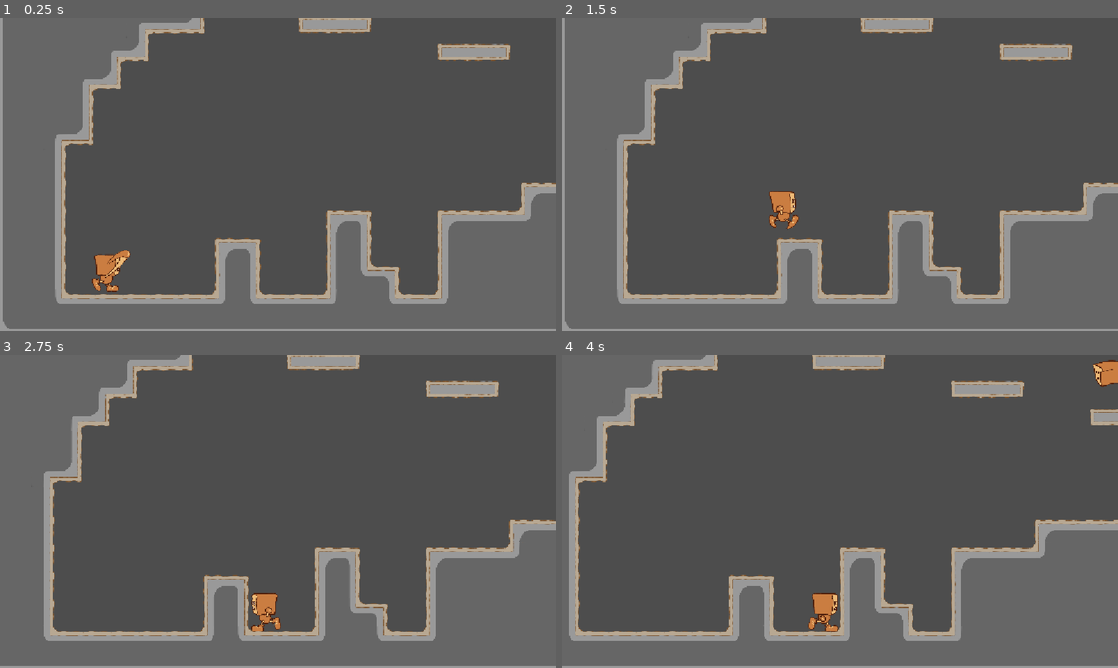
Above: before the commit, frames 1-4 (two rows, left to right).
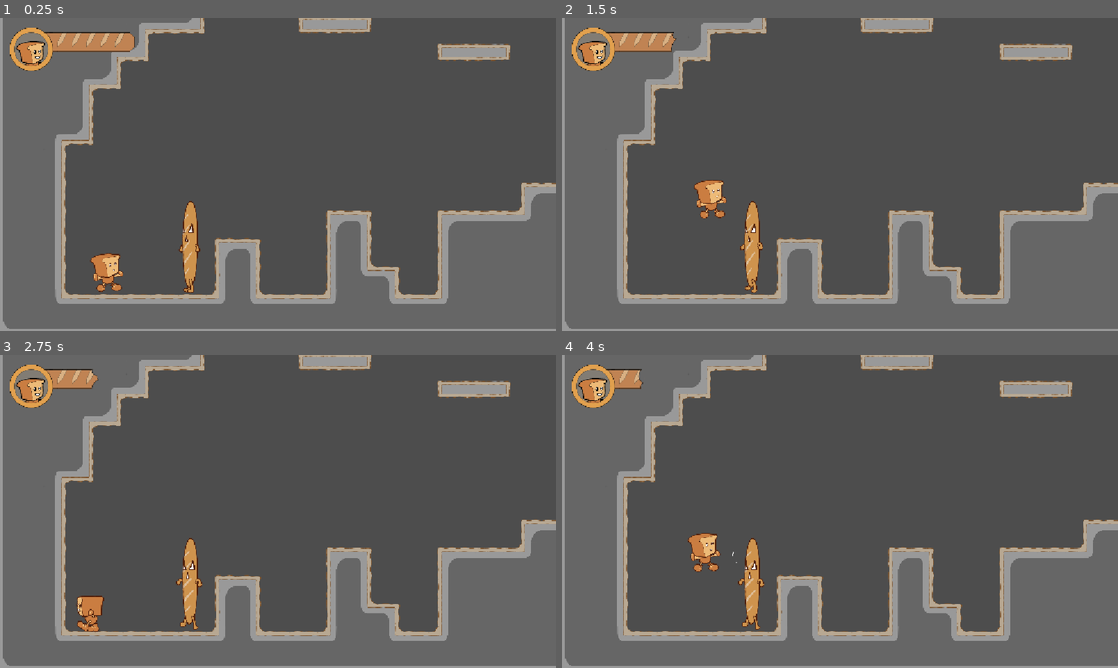
Above: after the commit, the same moments.

Repository: Espabul/Pan_demic
Game: Godot game, scene res://Scenes/Salas/Level1_Amasadora.tscn
Same seed, same stepped clock (60 frames per second), same inputs: the game is played once before the commit and once after it.
Inputs:
- Up to frame 1 (0.25 s): no input
- Up to frame 2 (1.5 s): hold D (mover_derecha) from 0.53 s (still down); tap K (ataque) at 0.6 s; tap Space (saltar) at 0.77 s; tap S (dash) at 1.35 s
- Up to frame 3 (2.75 s): tap Space (saltar) at 1.52 s; release D (mover_derecha) at 2.03 s; hold A (mover izquierda) from 2.03 s (still down); tap O (disparo) at 2.1 s
- Up to frame 4 (4 s): release A (mover izquierda) at 2.78 s; hold D (mover_derecha) from 2.78 s (still down); tap P (disparoplus) at 2.85 s; tap Space (saltar) at 3.02, 3.77 s; tap K (ataque) at 3.6 s

The runs differ from the first frame. In frame 1, 2.9% of the frame differs, in the area x 1-36%, y 3-88%; in frame 2, 3.2%; in frame 3, 13%; in frame 4, 28%, in the area x 0-100%, y 0-100%.

Commit message:
HealthManager and player Hurtstate
Implementado HealthManager, UI para barra de vida, el estado HurtState de Player implementado, pero falta que se pueda pasar a HurtState desde cualquier estado, sólo he añadido uno por la prueba.

Diff:
--- /dev/null
+++ b/Assets/Sprites/player/player_hit_flash_shader.tres
@@ -0,0 +1,30 @@
+[gd_resource type="VisualShader" format=3 uid="uid://bnnoxql6ff568"]
+
+[sub_resource type="VisualShaderNodeColorParameter" id="VisualShaderNodeColorParameter_rus27"]
+parameter_name = "Hit_colour"
+default_value_enabled = true
+default_value = Color(1.1281719, 0.28375593, 0.16061194, 1)
+
+[sub_resource type="VisualShaderNodeBooleanParameter" id="VisualShaderNodeBooleanParameter_hath0"]
+parameter_name = "Enabled"
+default_value_enabled = true
+
+[sub_resource type="VisualShaderNodeIf" id="VisualShaderNodeIf_8aeg6"]
+default_input_values = [0, 0.0, 1, 1.0, 2, 1e-05, 3, Vector3(0, 0, 0), 4, Vector3(0, 0, 0), 5, Vector3(0, 0, 0)]
+
+[sub_resource type="VisualShaderNodeInput" id="VisualShaderNodeInput_uc0hf"]
+input_name = "color"
+
+[resource]
+mode = 1
+flags/light_only = false
+nodes/vertex/0/position = Vector2(853.3333, 200)
+nodes/vertex/2/node = SubResource("VisualShaderNodeColorParameter_rus27")
+nodes/vertex/2/position = Vector2(40, 320)
+nodes/vertex/3/node = SubResource("VisualShaderNodeBooleanParameter_hath0")
+nodes/vertex/3/position = Vector2(66.666664, 93.333336)
+nodes/vertex/4/node = SubResource("VisualShaderNodeIf_8aeg6")
+nodes/vertex/4/position = Vector2(520, 80)
+nodes/vertex/5/node = SubResource("VisualShaderNodeInput_uc0hf")
+nodes/vertex/5/position = Vector2(53.333332, 560)
+nodes/vertex/connections = PackedInt32Array(3, 0, 4, 0, 2, 0, 4, 3, 4, 0, 0, 2, 5, 0, 4, 4, 5, 0, 4, 5)
--- a/Scenes/Enemigos/Baguettier/baguettier.gd
+++ b/Scenes/Enemigos/Baguettier/baguettier.gd
@@ -1,6 +1,8 @@
 extends CharacterBody2D
 
 @export var enemy_health : int = 5
+@export var damage_amount : int = 1
+
 
 var direction = 1
 
--- a/Scenes/Enemigos/Baguettier/baguettier.tscn
+++ b/Scenes/Enemigos/Baguettier/baguettier.tscn
@@ -22,7 +22,7 @@
 
 [sub_resource type="Animation" id="Animation_x2uwq"]
 resource_name = "Baguettier_walk"
-length = 0.39999999999999997
+length = 0.4
 loop_mode = 1
 tracks/0/type = "value"
 tracks/0/imported = false
@@ -58,7 +58,8 @@
 &"RESET": SubResource("Animation_ypeuf")
 }
 
-[node name="Baguettier" type="CharacterBody2D" unique_id=1171065870]
+[node name="Baguettier" type="CharacterBody2D" unique_id=1171065870 groups=["enemy"]]
+collision_layer = 2
 script = ExtResource("1_hh4mj")
 
 [node name="CollisionShape2D" type="CollisionShape2D" parent="." unique_id=2062416478]
--- a/Scenes/Salas/Level1_Amasadora.tscn
+++ b/Scenes/Salas/Level1_Amasadora.tscn
@@ -4,6 +4,8 @@
 [ext_resource type="Texture2D" uid="uid://7lh2rhx7cxy6" path="res://Assets/Tilesets/Tileset_Amasadora.png" id="2_2s2wd"]
 [ext_resource type="PackedScene" uid="uid://dreftishfbwx6" path="res://Scenes/Enemigos/Fungitajo/fungitajo.tscn" id="3_2s2wd"]
 [ext_resource type="PackedScene" uid="uid://qheuo3qvasx0" path="res://Scenes/Enemigos/caterpanillar/caterpanillar.tscn" id="4_mya04"]
+[ext_resource type="PackedScene" uid="uid://t742p21fjpwv" path="res://Scenes/Enemigos/Baguettier/baguettier.tscn" id="5_4n4k6"]
+[ext_resource type="PackedScene" uid="uid://bc1unypn4g0bs" path="res://Scenes/UI/game_screen.tscn" id="6_268t0"]
 
 [sub_resource type="GDScript" id="GDScript_l5sf6"]
 script/source = "extends Camera2D
@@ -422,3 +424,8 @@
 
 [node name="caterpanillar" parent="." unique_id=355569004 instance=ExtResource("4_mya04")]
 position = Vector2(1411, -899)
+
+[node name="Baguettier" parent="." unique_id=1171065870 instance=ExtResource("5_4n4k6")]
+position = Vector2(-604, 47)
+
+[node name="GameScreen" parent="." unique_id=1350099081 instance=ExtResource("6_268t0")]
--- /dev/null
+++ b/Scenes/UI/game_screen.tscn
@@ -0,0 +1,9 @@
+[gd_scene format=3 uid="uid://bc1unypn4g0bs"]
+
+[ext_resource type="PackedScene" uid="uid://c044fk3fto5kn" path="res://Scenes/UI/health_bar.tscn" id="1_tqp1q"]
+
+[node name="GameScreen" type="CanvasLayer" unique_id=1350099081]
+
+[node name="HealthBar" parent="." unique_id=194130277 instance=ExtResource("1_tqp1q")]
+position = Vector2(20, 20)
+scale = Vector2(0.7, 0.7)
--- /dev/null
+++ b/Scenes/UI/health_bar.tscn
@@ -0,0 +1,20 @@
+[gd_scene format=3 uid="uid://c044fk3fto5kn"]
+
+[ext_resource type="Script" uid="uid://dbrsd00i0neo8" path="res://Scripts/UI/health_bar.gd" id="1_4c3qa"]
+[ext_resource type="Texture2D" uid="uid://df73tixeyjhnn" path="res://Assets/UI/HealthBar/Tileset_ui.png" id="2_1s5oa"]
+
+[node name="HealthBar" type="Node2D" unique_id=194130277]
+script = ExtResource("1_4c3qa")
+
+[node name="BreadBar" type="Sprite2D" parent="." unique_id=1110271338]
+position = Vector2(256, 64)
+texture = ExtResource("2_1s5oa")
+vframes = 6
+region_enabled = true
+region_rect = Rect2(256, 128, 256, 768)
+
+[node name="PlayerIcon" type="Sprite2D" parent="." unique_id=505015680]
+position = Vector2(64, 64)
+texture = ExtResource("2_1s5oa")
+region_enabled = true
+region_rect = Rect2(128, 128, 128, 128)
--- a/Scenes/player/player.tscn
+++ b/Scenes/player/player.tscn
@@ -1,6 +1,7 @@
 [gd_scene format=3 uid="uid://dth2ljmmqgu1s"]
 
 [ext_resource type="Script" uid="uid://cnfohfpsk73se" path="res://Scripts/player.gd" id="1_6upyo"]
+[ext_resource type="Shader" uid="uid://bnnoxql6ff568" path="res://Assets/Sprites/player/player_hit_flash_shader.tres" id="2_ag54m"]
 [ext_resource type="SpriteFrames" uid="uid://bsy8humoy4vnn" path="res://Scenes/player/sprite_frames_personaje.tres" id="2_eo61r"]
 [ext_resource type="Script" uid="uid://b4p14u2vbqkov" path="res://Scripts/state_machine.gd" id="3_6upyo"]
 [ext_resource type="Script" uid="uid://bx7i5tpufnn6n" path="res://Scripts/Player_states/idle_state.gd" id="4_xxarj"]
@@ -12,23 +13,74 @@
 [ext_resource type="Script" uid="uid://45wh3i52nuu2" path="res://Scripts/Player_states/disparo_state.gd" id="10_ag54m"]
 [ext_resource type="Script" uid="uid://dntcffy2thel3" path="res://Scripts/Player_states/falldisparo_state.gd" id="11_g7b1g"]
 [ext_resource type="Script" uid="uid://wcrjkikhe8kp" path="res://Scripts/Player_states/disparojump_state.gd" id="12_h0khc"]
+[ext_resource type="Script" uid="uid://de5v18wni06h7" path="res://Scripts/Player_states/hurt_state.gd" id="14_g7b1g"]
 
 [sub_resource type="RectangleShape2D" id="RectangleShape2D_w7mgy"]
-size = Vector2(138, 142)
+size = Vector2(111, 142)
+
+[sub_resource type="ShaderMaterial" id="ShaderMaterial_tqp1q"]
+shader = ExtResource("2_ag54m")
+shader_parameter/Enabled = false
+shader_parameter/Hit_colour = Color(2.002402, 0.847799, 0.597414, 1)
+
+[sub_resource type="CapsuleShape2D" id="CapsuleShape2D_6l2gj"]
+radius = 67.0
+height = 166.0
+
+[sub_resource type="Animation" id="Animation_g7b1g"]
+resource_name = "Hit"
+length = 0.19999999999999998
+tracks/0/type = "value"
+tracks/0/imported = false
+tracks/0/enabled = true
+tracks/0/path = NodePath("AnimatedSprite2D:material:shader_parameter/Enabled")
+tracks/0/interp = 1
+tracks/0/loop_wrap = true
+tracks/0/keys = {
+"times": PackedFloat32Array(0, 0.2),
+"transitions": PackedFloat32Array(1, 1),
+"update": 1,
+"values": [true, false]
+}
+
+[sub_resource type="Animation" id="Animation_h0khc"]
+length = 0.001
+tracks/0/type = "value"
+tracks/0/imported = false
+tracks/0/enabled = true
+tracks/0/path = NodePath("AnimatedSprite2D:material:shader_parameter/Enabled")
+tracks/0/interp = 1
+tracks/0/loop_wrap = true
+tracks/0/keys = {
+"times": PackedFloat32Array(0),
+"transitions": PackedFloat32Array(1),
+"update": 1,
+"values": [false]
+}
+
+[sub_resource type="AnimationLibrary" id="AnimationLibrary_6vj4j"]
+_data = {
+&"Hit": SubResource("Animation_g7b1g"),
+&"RESET": SubResource("Animation_h0khc")
+}
 
 [node name="Player" type="CharacterBody2D" unique_id=1080565387 groups=["player"]]
 collision_layer = 4
 script = ExtResource("1_6upyo")
 
 [node name="CollisionShape2D" type="CollisionShape2D" parent="." unique_id=1123497989 groups=["player"]]
+visible = false
 light_mask = 4
-position = Vector2(-8, 5)
+position = Vector2(-8.5, 5)
 shape = SubResource("RectangleShape2D_w7mgy")
 
 [node name="AnimatedSprite2D" type="AnimatedSprite2D" parent="." unique_id=577541438]
+material = SubResource("ShaderMaterial_tqp1q")
 position = Vector2(-6, -11)
 sprite_frames = ExtResource("2_eo61r")
-animation = &"attack mele"
+animation = &"daño"
+frame = 3
+frame_progress = 0.08020582
 
 [node name="StateMachine" type="Node" parent="." unique_id=884089471 node_paths=PackedStringArray("initial_state")]
 script = ExtResource("3_6upyo")
@@ -71,6 +123,10 @@
 script = ExtResource("12_h0khc")
 metadata/_custom_type_script = "uid://wcrjkikhe8kp"
 
+[node name="HurtState" type="Node" parent="StateMachine" unique_id=1504908028]
+script = ExtResource("14_g7b1g")
+metadata/_custom_type_script = "uid://de5v18wni06h7"
+
 [node name="dashtimer" type="Timer" parent="." unique_id=629045943]
 one_shot = true
 
@@ -86,11 +142,23 @@
 one_shot = true
 
 [node name="hitbox" type="Area2D" parent="." unique_id=1765017090]
-collision_layer = 0
+visible = false
+collision_layer = 4
 collision_mask = 2
 
 [node name="CollisionShape2D2" type="CollisionShape2D" parent="hitbox" unique_id=1274670034]
+position = Vector2(-8, -11)
+shape = SubResource("CapsuleShape2D_6l2gj")
+debug_color = Color(0.7930866, 0.41936132, 0.22373873, 0.41960785)
+
+[node name="HitAnimationPlayer" type="AnimationPlayer" parent="." unique_id=1479456065]
+libraries/ = SubResource("AnimationLibrary_6vj4j")
+
+[node name="Hurt_cooldown" type="Timer" parent="." unique_id=792129356]
+one_shot = true
 
 [connection signal="timeout" from="dash_cooldowntimer" to="." method="_on_dash_cooldowntimer_timeout"]
 [connection signal="timeout" from="atk_cooldowntimer" to="." method="_on_atk_cooldowntimer_timeout"]
 [connection signal="timeout" from="shoot_timer" to="." method="_on_shoot_timer_timeout"]
+[connection signal="body_entered" from="hitbox" to="." method="_on_hitbox_body_entered"]
+[connection signal="timeout" from="Hurt_cooldown" to="." method="_on_hurt_cooldown_timeout"]
--- a/Scenes/player/sprite_frames_personaje.tres
+++ b/Scenes/player/sprite_frames_personaje.tres
@@ -25,8 +25,12 @@
 [ext_resource type="Texture2D" uid="uid://b2j61yacuejgx" path="res://Assets/Sprites/player/player_walk/Player_walk_0004.png" id="9_to7ru"]
 [ext_resource type="Texture2D" uid="uid://bblh21tfbii0o" path="res://Assets/Sprites/player/player_jump/Player_jump_0001.png" id="10_4n0jo"]
 [ext_resource type="Texture2D" uid="uid://ds2dprnefyuws" path="res://Assets/Sprites/player/player_walk/Player_walk_0005.png" id="10_7j005"]
+[ext_resource type="Texture2D" uid="uid://ck3ygnlnwqrb" path="res://Assets/Sprites/player/player_damaged/Player_damaged_0000.png" id="14_4n0jo"]
 [ext_resource type="Texture2D" uid="uid://fhmqd21cux1r" path="res://Assets/Sprites/player/player_jump/Player_jump_0005.png" id="14_rak2o"]
 [ext_resource type="Texture2D" uid="uid://6d2bc0fshi5f" path="res://Assets/Sprites/player/player_jump/Player_jump_0006.png" id="15_nv5b7"]
+[ext_resource type="Texture2D" uid="uid://ba6akxcaqx47s" path="res://Assets/Sprites/player/player_damaged/Player_damaged_0003.png" id="15_qiaae"]
+[ext_resource type="Texture2D" uid="uid://b6arekfuhm3k" path="res://Assets/Sprites/player/player_damaged/Player_damaged_0006.png" id="16_evug2"]
+[ext_resource type="Texture2D" uid="uid://dx5hukp2feasm" path="res://Assets/Sprites/player/player_damaged/Player_damaged_0009.png" id="17_2ppc5"]
 [ext_resource type="Texture2D" uid="uid://bkoh6b8ik6ese" path="res://Assets/Sprites/player/player_shoot/Player_shoot_0000.png" id="23_3qcim"]
 [ext_resource type="Texture2D" uid="uid://dalyy7w18tlje" path="res://Assets/Sprites/player/player_shoot/Player_shoot_0001.png" id="24_4wded"]
 [ext_resource type="Texture2D" uid="uid://by4gv7xm4732p" path="res://Assets/Sprites/player/player_jump_shoot/Player_jumpShoot_0000.png" id="25_0x4vd"]
@@ -173,10 +177,22 @@
 "name": &"dash",
 "speed": 9.0
 }, {
-"frames": [],
+"frames": [{
+"duration": 1.0,
+"texture": ExtResource("14_4n0jo")
+}, {
+"duration": 1.0,
+"texture": ExtResource("15_qiaae")
+}, {
+"duration": 1.0,
+"texture": ExtResource("16_evug2")
+}, {
+"duration": 1.0,
+"texture": ExtResource("17_2ppc5")
+}],
 "loop": 1,
 "name": &"daño",
-"speed": 5.0
+"speed": 12.0
 }, {
 "frames": [{
 "duration": 1.0,
--- a/Scripts/Player_states/dash_state.gd
+++ b/Scripts/Player_states/dash_state.gd
@@ -28,6 +28,10 @@
 	else:
 		direction = 1
 
+	if character.hurtstate:
+		state_machine.change_state("hurtstate")
+		return
+
 	if character.dashtimer.is_stopped() and not character.is_on_floor:
 		state_machine.change_state("fallstate")
 		return
--- a/Scripts/Player_states/fall_state.gd
+++ b/Scripts/Player_states/fall_state.gd
@@ -27,7 +27,9 @@
 	character.move_and_slide()
 
 
-
+	if character.hurtstate:
+		state_machine.change_state("hurtstate")
+		return
 
 #volver al estado apropiado al aterrizar
 	if character.is_on_floor():
--- /dev/null
+++ b/Scripts/Player_states/hurt_state.gd
@@ -0,0 +1,50 @@
+extends State
+
+class_name HurtState
+
+
+func enter():
+	print("Entering State Hurt")
+	var character = state_machine.get_parent()
+	#animacion
+	character.hit_animation.play("Hit")
+	character.animacion.play("daño")
+
+	character.can_be_hit = false
+	character.hurt_cooldowntimer.wait_time = character.HURT_COOLDOWN
+	character.hurt_cooldowntimer.start()
+
+	#movimiento repentino
+	var direction = character.hurt_direction
+	character.velocity.x = direction * 400
+
+	character.velocity.y = -500
+
+
+func physics_update(delta: float):
+	var character = state_machine.get_parent()
+
+
+	#gravedad
+	if not character.is_on_floor():
+		character.velocity.y += character.gravedad * delta
+
+
+	if character.hurt_cooldowntimer.is_stopped() and not character.is_on_floor:
+		character.hurtstate = false
+		state_machine.change_state("fallstate")
+		return
+	elif character.hurt_cooldowntimer.is_stopped():
+		character.hurtstate = false
+		state_machine.change_state("walkstate")
+		return
+
+
+
+
+	var direction = character.hurt_direction
+
+	if direction != 0:
+		character.animacion.flip_h = direction > 0
+
+	character.move_and_slide()
--- a/Scripts/Player_states/walk_state.gd
+++ b/Scripts/Player_states/walk_state.gd
@@ -12,6 +12,11 @@
 
 	var character = state_machine.get_parent()
 	var direction = Input.get_axis("mover izquierda", "mover_derecha")
+
+	if character.hurtstate:
+		state_machine.change_state("hurtstate")
+		return
+
 
 	if !character.is_on_floor():
 		print("Entering fall")
--- /dev/null
+++ b/Scripts/UI/health_bar.gd
@@ -0,0 +1,14 @@
+extends Node2D
+
+
+@export var bread_bar_image : Texture2D
+
+@onready var bread_bar = $BreadBar
+
+
+func _ready() -> void:
+	HealthManager.on_health_changed.connect(on_player_health_changed)
+
+
+func on_player_health_changed(player_current_health : int):
+	bread_bar.frame = 5 - player_current_health
--- /dev/null
+++ b/Scripts/health_manager.gd
@@ -0,0 +1,34 @@
+extends Node
+
+
+var max_health : int = 5
+
+var current_health : int
+
+
+signal on_health_changed
+
+
+
+func _ready() -> void:
+	current_health = max_health
+
+func decrease_health(health_amount : int):
+	current_health -= health_amount
+
+	if current_health <0:
+		current_health = 0
+
+	on_health_changed.emit(current_health)
+
+	print("decrease health called, received damage ", health_amount, ", current health ", current_health)
+
+func increase_health(health_amount : int):
+	current_health += health_amount
+
+	if current_health > max_health:
+		current_health = max_health
+
+	on_health_changed.emit(current_health)
+
+	print("increased health called")
--- a/Scripts/player.gd
+++ b/Scripts/player.gd
@@ -14,10 +14,14 @@
 const DASH_VELOCITY = 1500
 const ATK_COOLDOWN = 0.5
 const SHOOT_COOLDOWN = 0.5
+const HURT_COOLDOWN = 0.4
 
 var can_dash = false
 var can_atk = true
 var can_shoot = false
+var can_be_hit = true
+var hurt_direction = 1
+var hurtstate = false
 
 @export var gravedad = 3000
 @onready var animacion = $AnimatedSprite2D
@@ -25,6 +29,11 @@
 @onready var dash_cooldowntimer = $dash_cooldowntimer
 @onready var atk_cooldowntimer = $atk_cooldowntimer
 @onready var shoot_timer = $shoot_timer
+@onready var hurt_cooldowntimer = $Hurt_cooldown
+@onready var hit_animation = $HitAnimationPlayer
+
+
+
 
 var proyect_flojo = preload("res://Scenes/player/proyectil_flojo.tscn")
 var atk_proyect = preload("res://Scenes/player/atk_sweep.tscn")
@@ -62,6 +71,7 @@
 	add_child(atk_instance)
 
 
+
 func _on_dash_cooldowntimer_timeout() -> void:
 	if upgrades >= 1: can_dash = true
 
@@ -72,3 +82,23 @@
 
 func _on_shoot_timer_timeout() -> void:
 	if upgrades >= 2: can_shoot = true
+
+
+func _on_hitbox_body_entered(body: Node2D) -> void:
+	if body.is_in_group("enemy") and can_be_hit and not hurtstate:
+
+		if body.global_position.x > global_position.x:
+			hurt_direction = 1
+		else:
+			hurt_direction = -1
+
+		hurtstate = true
+
+		HealthManager.decrease_health(body.damage_amount)
+
+
+
+
+
+func _on_hurt_cooldown_timeout() -> void:
+	can_be_hit = true
--- a/project.godot
+++ b/project.godot
@@ -13,6 +13,10 @@
 config/name="juego_gamejam"
 run/main_scene="uid://e2hith58jgnm"
 config/features=PackedStringArray("4.7", "Forward Plus")
+
+[autoload]
+
+HealthManager="*uid://cvsxakys5ut35"
 
 [display]
 
@@ -30,6 +34,7 @@
 [global_group]
 
 player=""
+enemy=""
 
 [input]
 
Binary file added: Assets/Sprites/player/player_damaged/Player_damaged_0000.png
Not shown, added: Assets/Sprites/player/player_damaged/Player_damaged_0000.png.import
Binary file added: Assets/Sprites/player/player_damaged/Player_damaged_0003.png
Not shown, added: Assets/Sprites/player/player_damaged/Player_damaged_0003.png.import
Binary file added: Assets/Sprites/player/player_damaged/Player_damaged_0006.png
Not shown, added: Assets/Sprites/player/player_damaged/Player_damaged_0006.png.import
Binary file added: Assets/Sprites/player/player_damaged/Player_damaged_0009.png
Not shown, added: Assets/Sprites/player/player_damaged/Player_damaged_0009.png.import
Binary file added: Assets/UI/HealthBar/Tileset_ui.png
Not shown, added: Assets/UI/HealthBar/Tileset_ui.png.import
Not shown, added: Scripts/Player_states/hurt_state.gd.uid
Not shown, added: Scripts/UI/health_bar.gd.uid
(and 1 more such lines)
